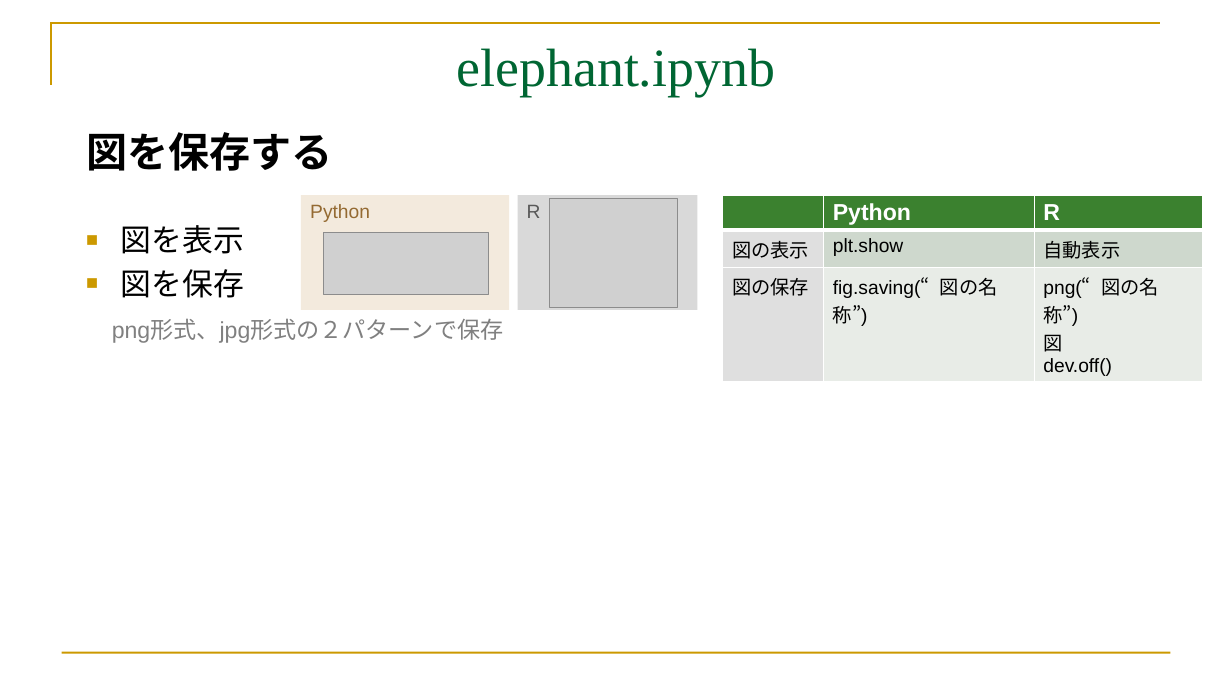
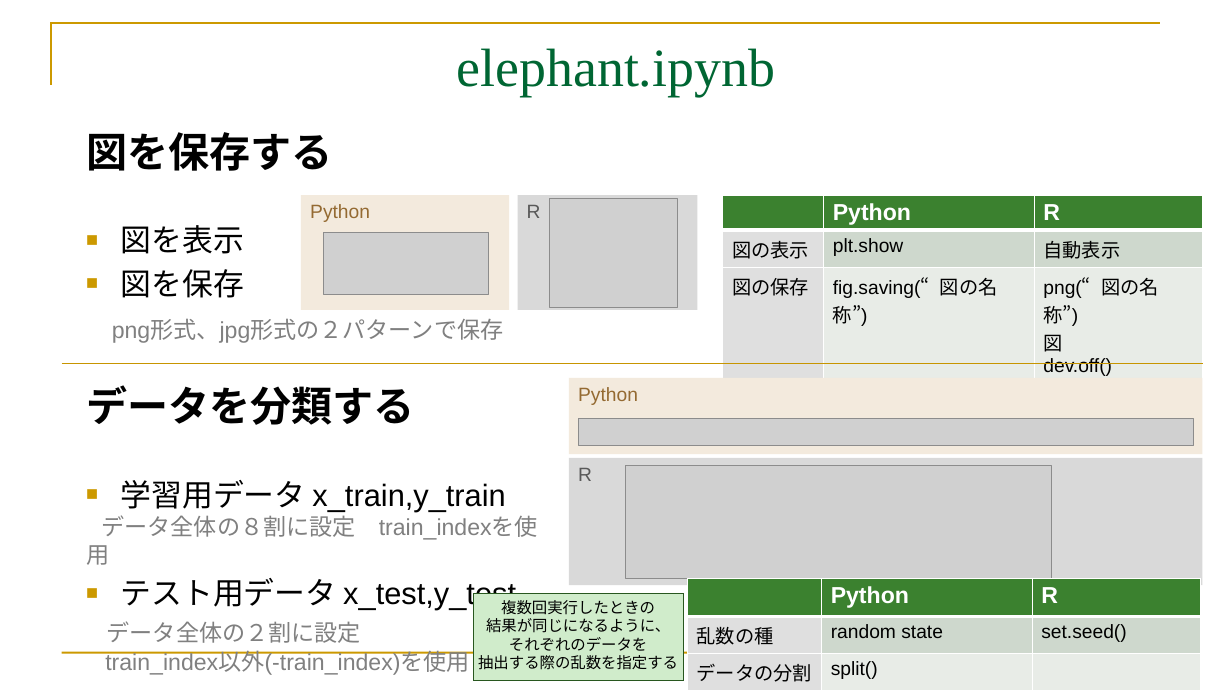
Before and after one commit to mei-517/GoogleColab, a slide deck: slide 6 of GoogleColab.part3.pptx. Drawn at 1232x693 pixels with LibreOffice and Linux fonts; fonts in the diff are those of the drawing; grey boxes stand for pictures. Boxes give left, top, right and bottom in pixels: in the first picture for what was removed or moved away, otherwise in the second. Text is boxed around its words. In the diff, an @@ line names an element or a change of style, - is before the commit and + after.

Commit message:
add 1-3 20260915 elephant.ipynb完成版

```diff
--- a/GoogleColab.part3.pptx
+++ b/GoogleColab.part3.pptx
@@ line added from (62, 364) to (1203, 364), #C89600 0.75 pt @@
@@ text added at (86,385,415,425), 32 pt, text #000000, bold @@
+データを分類する
@@ rectangle added at (569,378,1203,454), fill #F3EADD, 15 pt, text #946A32 @@
+Python
@@ picture added at (579,419,1194,445) @@
@@ rectangle added at (569,457,1203,585), fill #D9D9D9, 15 pt, text #595959 @@
+R
@@ picture added at (625,466,1052,579) @@
@@ text added at (102,480,538,675), 18 pt, text #808080 @@
+■ 学習用データ x_train,y_train
+データ全体の８割に設定 train_indexを使用
+■ テスト用データ x_test,y_test
+データ全体の２割に設定
+train_index以外(-train_index)を使用
@@ rectangle added at (473,593,683,681), fill #D0ECCB, outline #285720 0.75 pt, 12 pt, text #000000 @@
+複数回実行したときの
+結果が同じになるように、
+それぞれのデータを
+抽出する際の乱数を指定する
@@ table added at (688,579,1201,686), 3 rows, 3 columns @@
+ | Python | R
+乱数の種 | random state | set.seed()
+データの分割 | split() | 
```
Also in this commit, not shown: 1 other slide changed, 7 slides added, 5 slides removed, 20 other files.
